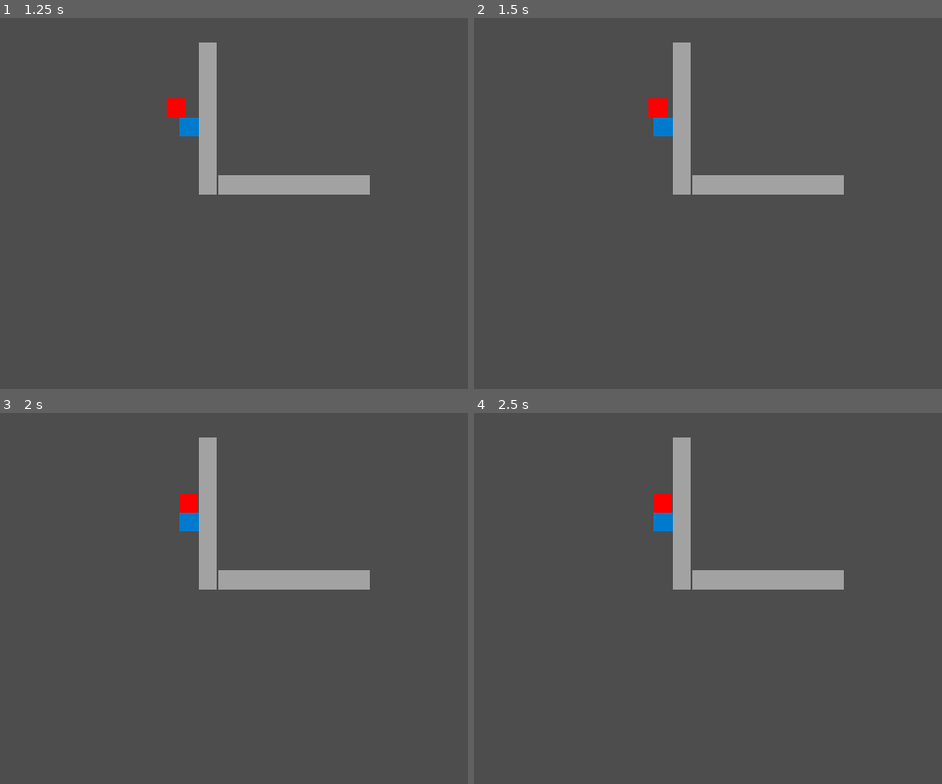
Above: before the commit, frames 1-4 (two rows, left to right).
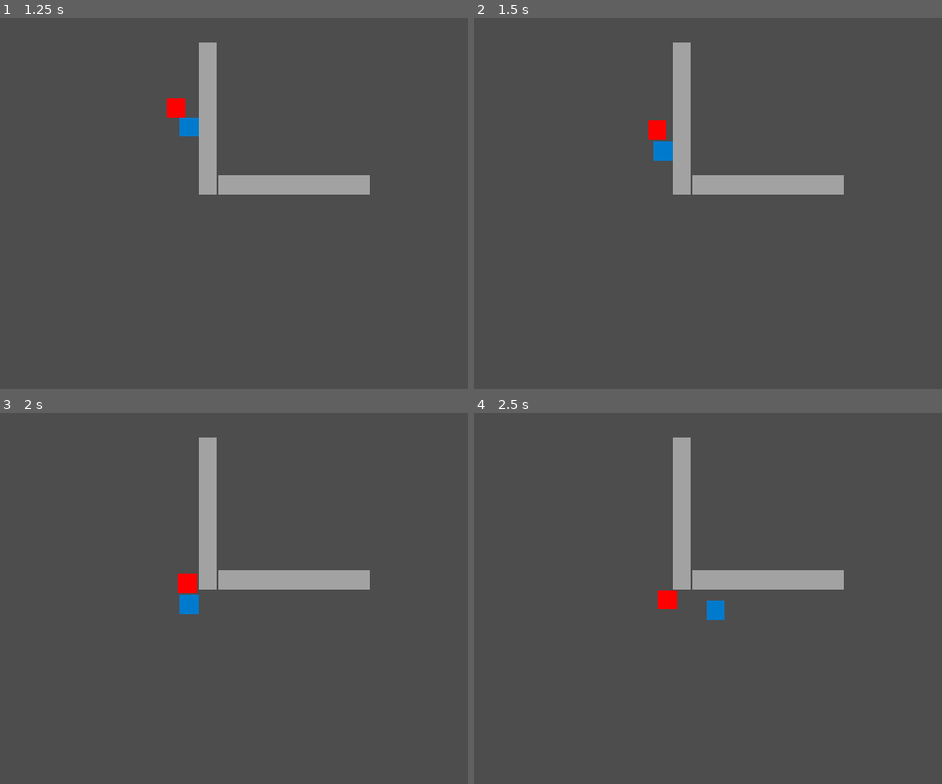
Above: after the commit, the same moments.

Repository: imismaindra/evo-game
Game: Godot game, scene res://main.tscn
Two runs of this game, one before a commit and one after it. Both use one fixed random seed, a clock stepped at 60 frames per second and the inputs below.
Inputs:
- Up to frame 1 (1.25 s): hold Right (move_right) from 0.53 s (still down)
- Up to frame 2 (1.5 s): release Right (move_right) at 1.28 s; hold S (move_down) from 1.28 s (still down)
- Up to frame 3 (2 s): keep holding S (move_down)
- Up to frame 4 (2.5 s): release S (move_down) at 2.03 s; hold Right (move_right) from 2.03 s (still down)

Frame 1 is identical in both runs. In frame 2, 0.7% of the frame differs, in the area x 37-43%, y 21-39%; in frame 3, 0.8%, in the area x 37-43%, y 21-55%; in frame 4, 0.8%.
Error after the commit: Invalid access to property or key 'body_entered' on a base object of type 'null instance'. (res://enemy.gd:23)

Commit message:
feat(core): implement complete v1.0 gameplay loop, HUD, signals, and quick restart

Diff:
--- /dev/null
+++ b/coin.gd
@@ -0,0 +1,21 @@
+## coin.gd — Encryption Key Fragment
+## Area2D yang mendeteksi Player, emit sinyal, lalu hapus diri.
+extends Area2D
+
+signal collected
+
+# Efek visual saat koin diambil: kedip cepat sebelum hilang
+func _on_body_entered(body: Node2D) -> void:
+	if body.is_in_group("player"):
+		emit_signal("collected")
+		_play_collect_effect()
+
+func _play_collect_effect() -> void:
+	# Nonaktifkan collision supaya tidak trigger dua kali
+	$CollisionShape2D.set_deferred("disabled", true)
+	# Animasi: scale up + fade out
+	var tween := create_tween()
+	tween.set_parallel(true)
+	tween.tween_property($Visual, "scale", Vector2(2.0, 2.0), 0.15)
+	tween.tween_property($Visual, "modulate:a", 0.0, 0.15)
+	tween.chain().tween_callback(queue_free)
--- a/enemy.gd
+++ b/enemy.gd
@@ -1,12 +1,54 @@
+## enemy.gd — Hunter-X / Orc (v1.0)
+## ═══════════════════════════════════════════════════════════════════
+## KELEMAHAN NAVIGASI v1.0 (INTENTIONAL / DOCUMENTED):
+##   Menggunakan kalkulasi vektor linier Euclidean murni.
+##   Formula: velocity = (player.global_position - global_position).normalized() * SPEED
+##
+##   Konsekuensi: Enemy tidak bisa bermanuver mengelilingi obstacle.
+##   Saat player berdiri di balik sudut dalam dinding "L", enemy akan
+##   bergerak lurus ke arah player dan menempel/tersangkut di dinding
+##   (deadlock navigasi). Ini adalah kelemahan yang sengaja dipertahankan
+##   untuk demonstrasi evolusi perangkat lunak ke v2.0.
+## ═══════════════════════════════════════════════════════════════════
 extends CharacterBody2D
 
-# Variabel untuk menampung referensi pemain dari Main scene
-@export var player_node: Node2D
 const SPEED = 130.0
 
-func _physics_process(_delta):
-	if player_node:
-		# Logika v1.0 (Kelemahan): Garis lurus linier tanpa spatial awareness / pathfinding
-		var direction = (player_node.global_position - global_position).normalized()
-		velocity = direction * SPEED
-		move_and_slide()
+@export var player_node: CharacterBody2D
+
+@onready var anim: AnimatedSprite2D = $AnimatedSprite2D
+
+func _ready() -> void:
+	# Hubungkan HitArea untuk deteksi sentuhan dengan player
+	$HitArea.body_entered.connect(_on_hit_area_body_entered)
+	# Fallback: jika player_node tidak ter-assign via export NodePath,
+	# cari manual via group "player" setelah satu frame
+	if not player_node:
+		await get_tree().process_frame
+		var players := get_tree().get_nodes_in_group("player")
+		if players.size() > 0:
+			player_node = players[0] as CharacterBody2D
+
+func _physics_process(_delta: float) -> void:
+	if not player_node:
+		anim.play("idle")
+		return
+
+	# [v1.0 FLAW] Navigasi linier — tidak ada pathfinding, raycast, atau steering
+	var direction := (player_node.global_position - global_position).normalized()
+	velocity = direction * SPEED
+	move_and_slide()
+
+	# Kontrol animasi & arah hadap
+	if velocity.length() > 5.0:
+		anim.play("walk")
+		if velocity.x < 0:
+			anim.flip_h = true
+		elif velocity.x > 0:
+			anim.flip_h = false
+	else:
+		anim.play("idle")
+
+func _on_hit_area_body_entered(body: Node2D) -> void:
+	if body == player_node:
+		player_node.take_damage()
--- /dev/null
+++ b/hud.gd
@@ -0,0 +1,39 @@
+## hud.gd — Heads-Up Display (CanvasLayer)
+## Menampilkan counter kunci, status portal, dan overlay game state.
+extends CanvasLayer
+
+@onready var key_label: Label       = $KeyLabel
+@onready var portal_label: Label    = $PortalLabel
+@onready var overlay_panel: Panel   = $OverlayPanel
+@onready var overlay_label: Label   = $OverlayPanel/OverlayLabel
+@onready var restart_hint: Label    = $OverlayPanel/RestartHint
+
+const TOTAL_KEYS := 5
+
+func _ready() -> void:
+	overlay_panel.hide()
+	update_keys(0)
+	update_portal_status(false)
+
+func update_keys(count: int) -> void:
+	key_label.text = "KEYS: %d / %d" % [count, TOTAL_KEYS]
+
+func update_portal_status(is_open: bool) -> void:
+	if is_open:
+		portal_label.text = "PORTAL: [ OPEN ]"
+		portal_label.add_theme_color_override("font_color", Color(0.0, 1.0, 0.6))
+	else:
+		portal_label.text = "PORTAL: [ LOCKED ]"
+		portal_label.add_theme_color_override("font_color", Color(1.0, 0.3, 0.3))
+
+func show_game_over() -> void:
+	overlay_label.text = "SYSTEM BREACH\nGAME OVER"
+	overlay_label.add_theme_color_override("font_color", Color(1.0, 0.2, 0.2))
+	overlay_panel.show()
+	restart_hint.show()
+
+func show_win() -> void:
+	overlay_label.text = "EXTRACTION COMPLETE\nYOU WIN"
+	overlay_label.add_theme_color_override("font_color", Color(0.0, 1.0, 0.6))
+	overlay_panel.show()
+	restart_hint.show()
--- /dev/null
+++ b/hud.tscn
@@ -0,0 +1,57 @@
+[gd_scene format=3 uid="uid://hud_tscn_001"]
+
+[ext_resource type="Script" path="res://hud.gd" id="1_hud"]
+
+[node name="HUD" type="CanvasLayer"]
+script = ExtResource("1_hud")
+
+[node name="KeyLabel" type="Label" parent="."]
+anchors_preset = 0
+offset_left = 16.0
+offset_top = 12.0
+offset_right = 300.0
+offset_bottom = 44.0
+text = "KEYS: 0 / 5"
+
+[node name="PortalLabel" type="Label" parent="."]
+anchors_preset = 0
+offset_left = 16.0
+offset_top = 44.0
+offset_right = 300.0
+offset_bottom = 76.0
+text = "PORTAL: [ LOCKED ]"
+
+[node name="OverlayPanel" type="Panel" parent="."]
+anchors_preset = 15
+anchor_right = 1.0
+anchor_bottom = 1.0
+visible = false
+
+[node name="OverlayLabel" type="Label" parent="OverlayPanel"]
+anchors_preset = 8
+anchor_left = 0.5
+anchor_top = 0.5
+anchor_right = 0.5
+anchor_bottom = 0.5
+offset_left = -200.0
+offset_top = -60.0
+offset_right = 200.0
+offset_bottom = 20.0
+horizontal_alignment = 1
+vertical_alignment = 1
+text = ""
+
+[node name="RestartHint" type="Label" parent="OverlayPanel"]
+anchors_preset = 8
+anchor_left = 0.5
+anchor_top = 0.5
+anchor_right = 0.5
+anchor_bottom = 0.5
+offset_left = -200.0
+offset_top = 30.0
+offset_right = 200.0
+offset_bottom = 70.0
+horizontal_alignment = 1
+vertical_alignment = 1
+text = "[ R ] RESTART"
+visible = false
--- /dev/null
+++ b/main.gd
@@ -0,0 +1,59 @@
+## main.gd — Game Controller
+## Orkestrasi sinyal, state game (playing/game_over/win), dan restart.
+extends Node2D
+
+const TOTAL_KEYS := 5
+
+var keys_collected: int = 0
+var game_active: bool = true
+
+@onready var hud: CanvasLayer       = $HUD
+@onready var player                  = $Player
+@onready var portal                  = $Portal
+@onready var enemy                   = $Enemy
+
+func _ready() -> void:
+	# Hubungkan sinyal player
+	player.hit_by_enemy.connect(_on_game_over)
+	# Hubungkan sinyal portal
+	portal.player_entered.connect(_on_win)
+	# Hubungkan sinyal tiap koin (dilakukan via group agar otomatis)
+	_connect_coins()
+	hud.update_keys(0)
+	hud.update_portal_status(false)
+
+func _connect_coins() -> void:
+	for coin in get_tree().get_nodes_in_group("coin"):
+		coin.collected.connect(_on_coin_collected)
+
+func _input(event: InputEvent) -> void:
+	if event.is_action_pressed("ui_restart") and not game_active:
+		get_tree().reload_current_scene()
+
+# ── Signal Handlers ────────────────────────────────────────────────
+
+func _on_coin_collected() -> void:
+	if not game_active:
+		return
+	keys_collected += 1
+	hud.update_keys(keys_collected)
+	if keys_collected >= TOTAL_KEYS:
+		portal.unlock()
+		hud.update_portal_status(true)
+
+func _on_game_over() -> void:
+	if not game_active:
+		return
+	game_active = false
+	# Hentikan pergerakan player dan enemy
+	player.set_physics_process(false)
+	enemy.set_physics_process(false)
+	hud.show_game_over()
+
+func _on_win() -> void:
+	if not game_active:
+		return
+	game_active = false
+	player.set_physics_process(false)
+	enemy.set_physics_process(false)
+	hud.show_win()
--- a/player.gd
+++ b/player.gd
@@ -1,9 +1,28 @@
+## player.gd — Core-01 / Soldier (v1.0)
+## Gerakan 8-arah, animasi berjalan/idle, flip horizontal, emit sinyal saat terkena musuh.
 extends CharacterBody2D
 
-const SPEED = 220.0
+signal hit_by_enemy
 
-func _physics_process(_delta):
-	# Mengambil input arah 2D dari tombol panah/WASD
-	var input_vector = Input.get_vector("ui_left", "ui_right", "ui_up", "ui_down")
+const SPEED = 200.0
+
+@onready var anim: AnimatedSprite2D = $AnimatedSprite2D
+
+func _physics_process(_delta: float) -> void:
+	var input_vector := Input.get_vector("move_left", "move_right", "move_up", "move_down")
 	velocity = input_vector * SPEED
 	move_and_slide()
+
+	# Kontrol animasi & arah hadap
+	if input_vector != Vector2.ZERO:
+		anim.play("walk")
+		if input_vector.x < 0:
+			anim.flip_h = true
+		elif input_vector.x > 0:
+			anim.flip_h = false
+	else:
+		anim.play("idle")
+
+## Dipanggil oleh Enemy saat body_entered
+func take_damage() -> void:
+	emit_signal("hit_by_enemy")
--- /dev/null
+++ b/portal.gd
@@ -0,0 +1,25 @@
+## portal.gd — Extraction Portal / Treasure Gate
+## Area2D yang mendeteksi Player, emit sinyal hanya jika terbuka (semua koin terkumpul).
+extends Area2D
+
+signal player_entered
+
+const OPEN_TEXTURE = preload("res://assets/dungeon/portal_open.png")
+
+var is_locked: bool = true
+
+@onready var visual: Sprite2D = $Visual
+
+func unlock() -> void:
+	is_locked = false
+	visual.texture = OPEN_TEXTURE
+	# Visual feedback: pulse scale + glow hijau emas saat terbuka
+	var tween := create_tween().set_loops()
+	tween.tween_property(visual, "scale", Vector2(2.8, 2.8), 0.4)
+	tween.parallel().tween_property(visual, "modulate", Color(1.2, 1.2, 0.8, 1.0), 0.4)
+	tween.tween_property(visual, "scale", Vector2(2.4, 2.4), 0.4)
+	tween.parallel().tween_property(visual, "modulate", Color(0.9, 0.9, 0.9, 1.0), 0.4)
+
+func _on_body_entered(body: Node2D) -> void:
+	if body.is_in_group("player") and not is_locked:
+		emit_signal("player_entered")
--- a/project.godot
+++ b/project.godot
@@ -10,7 +10,7 @@
 
 [application]
 
-config/name="evo"
+config/name="Labyrinth Escape: The Protocol"
 run/main_scene="uid://b4pqt8b6guoop"
 config/features=PackedStringArray("4.7", "GL Compatibility")
 config/icon="res://icon.svg"
@@ -46,6 +46,11 @@
 , Object(InputEventKey,"resource_local_to_scene":false,"resource_name":"","device":-1,"window_id":0,"alt_pressed":false …(186 unchanged characters)…
 ]
 }
+ui_restart={
+"deadzone": 0.5,
+"events": [Object(InputEventKey,"resource_local_to_scene":false,"resource_name":"","device":-1,"window_id":0,"alt_pressed":false,"shift_pressed":false,"ctrl_pressed":false,"meta_pressed":false,"pressed":false,"keycode":0,"physical_keycode":82,"key_label":0,"unicode":114,"location":0,"echo":false,"script":null)
+]
+}
 
 [physics]
 
@@ -53,6 +58,7 @@
 
 [rendering]
 
+textures/canvas_textures/default_texture_filter=0
 rendering_device/driver.windows="d3d12"
 renderer/rendering_method="gl_compatibility"
 renderer/rendering_method.mobile="gl_compatibility"
Not shown, added: coin.gd.uid
Not shown, added: hud.gd.uid
Not shown, added: main.gd.uid
Not shown, added: portal.gd.uid
Not shown, added: PRD.md
